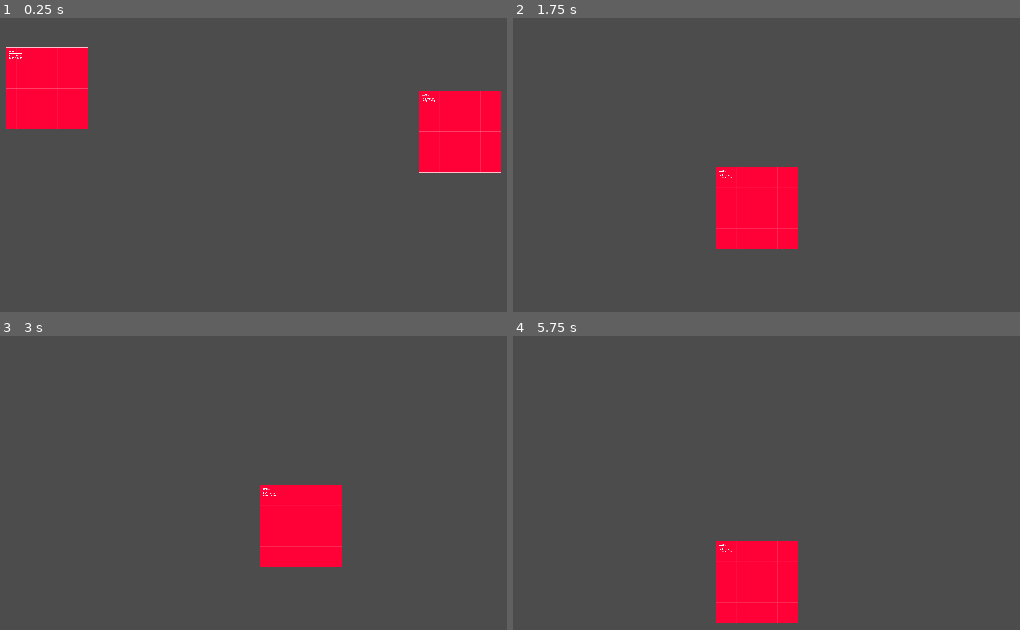
Above: before the commit, frames 1-4 (two rows, left to right).
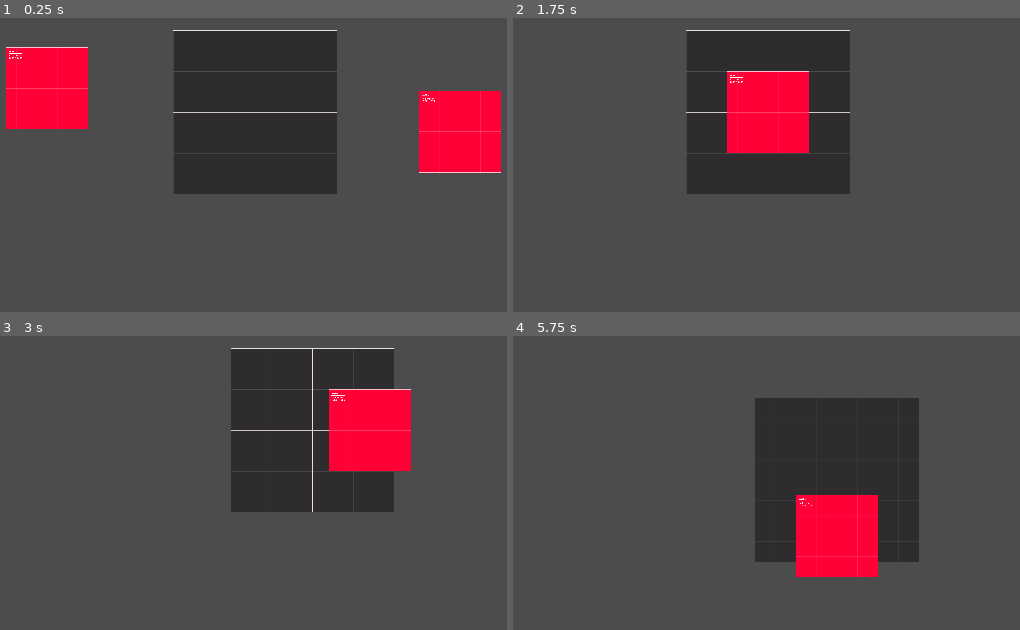
Above: after the commit, the same moments.

Repository: stewchan/kitchen
Game: Godot game, scene res://world/World.tscn
Two runs of this game, one before a commit and one after it. Both use one fixed random seed, a clock stepped at 60 frames per second and the inputs below. This scene is started directly instead of the project's main scene.
Inputs (mouse positions are in pixels of both pictures, inside the frame that each line leads up to):
- Up to frame 1 (0.25 s): no input
- Up to frame 2 (1.75 s): tap Enter at 0.5 s; drag from (558, 88) to (974, 132) at 0.52 s; tap Space at 1.25 s; drag from (974, 132) to (756, 209) at 1.27 s
- Up to frame 3 (3 s): tap Enter at 2 s; move the mouse to (365, 344) at 2.02 s; hold Right (ui_right) 2.03-2.75 s; drag from (243, 527) to (45, 374) at 2.77 s
- Up to frame 4 (5.75 s): tap Space at 3.5 s; move the mouse to (outside the picture) at 3.52 s; hold Left (ui_left) 3.53-4.25 s; drag from (558, 374) to (outside the picture) at 4.27 s; tap Enter at 5 s; move the mouse to (837, 438) at 5.02 s; hold Down (ui_down) from 5.03 s (still down); click (837, 438) at 5.17 s

The runs differ from the first frame. In frame 1, 18% of the frame differs, in the area x 34-67%, y 4-60%; in frame 2, 21%; in frame 3, 22%; in frame 4, 22%, in the area x 40-81%, y 21-98%.
Error in both runs: Invalid get index '3' (on base: 'Array'). (res://network/Network.gd:18)

Commit message:
Refactor draggable kitchen items

Diff:
--- a/game/Game.tscn
+++ b/game/Game.tscn
@@ -1,6 +1,6 @@
 [gd_scene load_steps=3 format=2]
 
-[ext_resource path="res://lobby/Lobby.tscn" type="PackedScene" id=1]
+[ext_resource path="res://network/lobby/Lobby.tscn" type="PackedScene" id=1]
 [ext_resource path="res://game/Game.gd" type="Script" id=2]
 
 [node name="Game" type="Node"]
--- a/recipe/ingredient/Ingredient.gd
+++ b/kitchen/draggable/Movable.gd
@@ -1,5 +1,5 @@
 extends KinematicBody2D
-class_name Ingredient
+class_name Draggable
 
 
 var drag_enabled = false
@@ -41,11 +41,3 @@
 	if event is InputEventMouseButton:
 		if not event.pressed:
 			drag_enabled = false
-
-
-func _on_Hitbox_body_entered(body: Node) -> void:
-	if body == self:
-		return
-	if body as Ingredient:
-
-		print(str(body))
--- /dev/null
+++ b/kitchen/draggable/ingredient/Ingredient.gd
@@ -0,0 +1,11 @@
+extends Draggable
+class_name Ingredient
+
+
+func _on_Hitbox_body_entered(body: Node) -> void:
+	if body == self:
+		return
+	if body as Ingredient:
+		$Hitbox/CollisionShape2D.queue_free()
+		$CollisionShape2D.queue_free()
+		print(str(body))
--- a/recipe/ingredient/Ingredient.tscn
+++ b/kitchen/draggable/ingredient/Ingredient.tscn
@@ -1,7 +1,7 @@
 [gd_scene load_steps=5 format=2]
 
 [ext_resource path="res://addons/kenney_prototype_textures/red/texture_01.png" type="Texture" id=1]
-[ext_resource path="res://recipe/ingredient/Ingredient.gd" type="Script" id=2]
+[ext_resource path="res://kitchen/draggable/ingredient/Ingredient.gd" type="Script" id=2]
 
 [sub_resource type="RectangleShape2D" id=1]
 extents = Vector2( 51, 51 )
--- /dev/null
+++ b/kitchen/draggable/plate/Plate.gd
@@ -0,0 +1,29 @@
+extends Draggable
+class_name Plate
+
+
+# Container
+var ready_to_serve = false
+# List of plated ingredients
+
+var IngredientScene: PackedScene = preload("res://kitchen/draggable/ingredient/Ingredient.tscn")
+
+onready var ingredients = $Ingredients
+
+
+func combine(ingredient: KinematicBody2D):
+	# Loop through ingredients to combine them
+	print("Ingredient added")
+	ingredient.queue_free()
+	var new_ingredient = IngredientScene.instance()
+	new_ingredient.get_node("CollisionShape2D").free()
+	new_ingredient.get_node("Hitbox").free()
+	ingredients.add_child(new_ingredient)
+
+	new_ingredient.position = Vector2.ZERO
+
+
+func _on_Hitbox_body_entered(body: Node) -> void:
+	if body is Ingredient:
+		print("combining")
+		combine(body)
--- /dev/null
+++ b/kitchen/draggable/plate/Plate.tscn
@@ -0,0 +1,34 @@
+[gd_scene load_steps=5 format=2]
+
+[ext_resource path="res://kitchen/draggable/plate/Plate.gd" type="Script" id=1]
+[ext_resource path="res://addons/kenney_prototype_textures/dark/texture_01.png" type="Texture" id=2]
+
+[sub_resource type="RectangleShape2D" id=1]
+extents = Vector2( 95.0001, 97.5 )
+
+[sub_resource type="RectangleShape2D" id=2]
+extents = Vector2( 72, 80 )
+
+[node name="Plate" type="KinematicBody2D"]
+collision_layer = 2
+collision_mask = 0
+script = ExtResource( 1 )
+
+[node name="Sprite" type="Sprite" parent="."]
+modulate = Color( 0.913725, 0.878431, 0.878431, 1 )
+scale = Vector2( 0.2, 0.2 )
+texture = ExtResource( 2 )
+
+[node name="CollisionShape2D" type="CollisionShape2D" parent="."]
+position = Vector2( -3.27825e-06, -2.50001 )
+scale = Vector2( 0.999999, 0.999999 )
+shape = SubResource( 1 )
+
+[node name="Hitbox" type="Area2D" parent="."]
+
+[node name="CollisionShape2D" type="CollisionShape2D" parent="Hitbox"]
+shape = SubResource( 2 )
+
+[node name="Ingredients" type="Node2D" parent="."]
+
+[connection signal="body_entered" from="Hitbox" to="." method="_on_Hitbox_body_entered"]
--- a/lobby/Lobby.tscn
+++ b/network/lobby/Lobby.tscn
@@ -1,6 +1,6 @@
 [gd_scene load_steps=7 format=2]
 
-[ext_resource path="res://lobby/Lobby.gd" type="Script" id=1]
+[ext_resource path="res://network/lobby/Lobby.gd" type="Script" id=1]
 [ext_resource path="res://assets/fonts/Xolonium-Regular.ttf" type="DynamicFontData" id=2]
 
 [sub_resource type="DynamicFont" id=4]
--- a/project.godot
+++ b/project.godot
@@ -10,12 +10,24 @@
 
 _global_script_classes=[ {
 "base": "KinematicBody2D",
+"class": "Draggable",
+"language": "GDScript",
+"path": "res://kitchen/draggable/Movable.gd"
+}, {
+"base": "Draggable",
 "class": "Ingredient",
 "language": "GDScript",
-"path": "res://recipe/ingredient/Ingredient.gd"
+"path": "res://kitchen/draggable/ingredient/Ingredient.gd"
+}, {
+"base": "Draggable",
+"class": "Plate",
+"language": "GDScript",
+"path": "res://kitchen/draggable/plate/Plate.gd"
 } ]
 _global_script_class_icons={
-"Ingredient": ""
+"Draggable": "",
+"Ingredient": "",
+"Plate": ""
 }
 
 [application]
--- a/world/World.tscn
+++ b/world/World.tscn
@@ -1,7 +1,8 @@
-[gd_scene load_steps=3 format=2]
+[gd_scene load_steps=4 format=2]
 
 [ext_resource path="res://world/World.gd" type="Script" id=1]
-[ext_resource path="res://recipe/ingredient/Ingredient.tscn" type="PackedScene" id=3]
+[ext_resource path="res://kitchen/draggable/plate/Plate.tscn" type="PackedScene" id=2]
+[ext_resource path="res://kitchen/draggable/ingredient/Ingredient.tscn" type="PackedScene" id=3]
 
 [node name="World" type="Node2D"]
 script = ExtResource( 1 )
@@ -10,10 +11,11 @@
 
 [node name="Orders" type="Node" parent="."]
 
+[node name="Plate" parent="." instance=ExtResource( 2 )]
+position = Vector2( 464, 258 )
+
 [node name="Ingredient" parent="." instance=ExtResource( 3 )]
 position = Vector2( 204, 228 )
-collision_mask = 0
 
 [node name="Ingredient2" parent="." instance=ExtResource( 3 )]
 position = Vector2( 720, 282 )
-collision_mask = 0
Renamed: recipe/Recipe.tscn -> kitchen/draggable/recipe/Recipe.tscn
Renamed: lobby/Lobby.gd -> network/lobby/Lobby.gd
